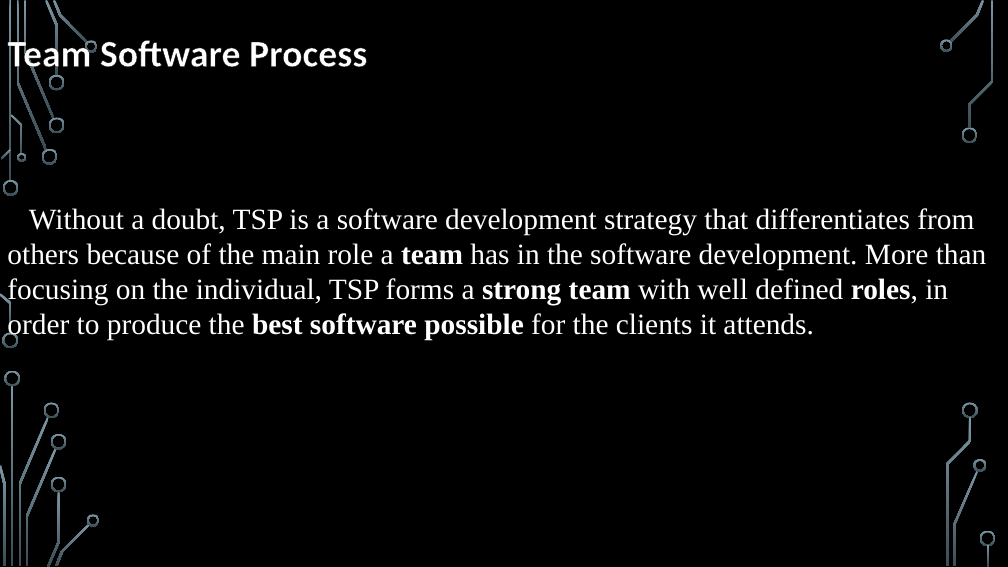
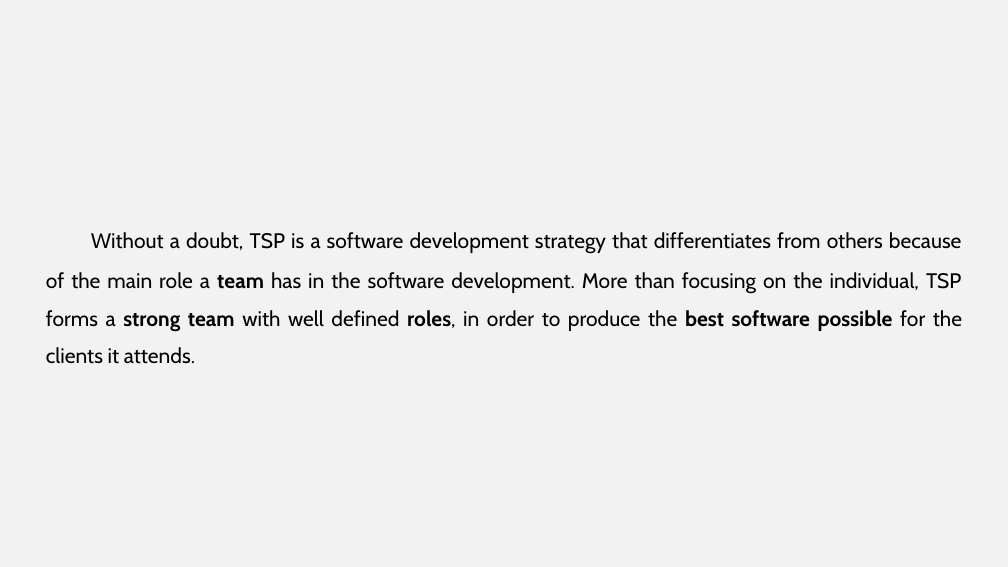
Before and after one commit to eduardamsc/FEUP-ESOF, a slide deck: slide 10 of Slide deck.pptx. Drawn at 1008x567 pixels with LibreOffice and Linux fonts; fonts in the diff are those of the drawing; background and template pictures are left out. Boxes give left, top, right and bottom in pixels: in the first picture for what was removed or moved away, otherwise in the second. Text is boxed around its words. In the diff, an @@ line names an element or a change of style, - is before the commit and + after.

```diff
--- a/Slide deck.pptx
+++ b/Slide deck.pptx
@@ background picture (left out) to #F2F2F2 @@
@@ title removed at [8, 35, 367, 76] @@
-Team Software Process
@@ text "Without a doubt, TSP is ...": place and size @@
-text "Without a doubt, TSP is ..." at [7, 208, 987, 341]
+text "Without a doubt, TSP is ..." at [46, 232, 962, 364]
@@ text "Without a doubt, TSP is ..." at [46, 232, 962, 364]: size 28 to 20 pt, font Times New Roman to Cabin, text colour #FFFFFF to #000000; alignment left to justified; indent changed; line spacing 1 to 1.5 @@
@@ group removed at [0, 0, 996, 567]: 33 freeform shapes, 3 rectangles @@
```
Also in this commit, not shown: 9 other slides changed.
